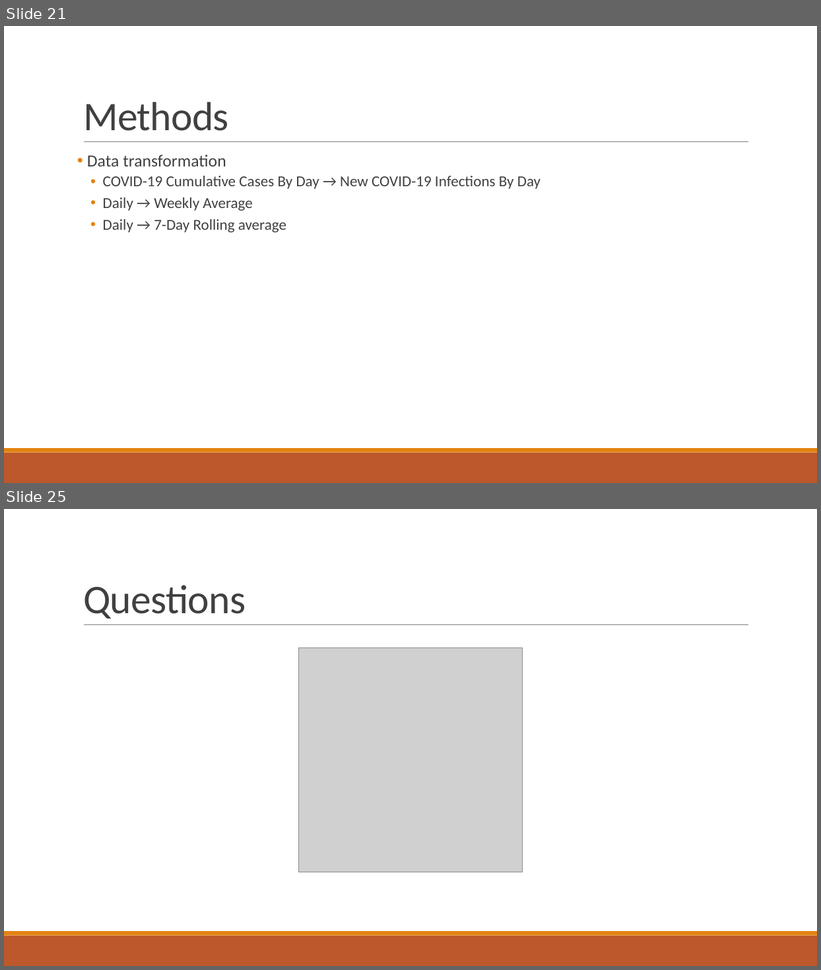
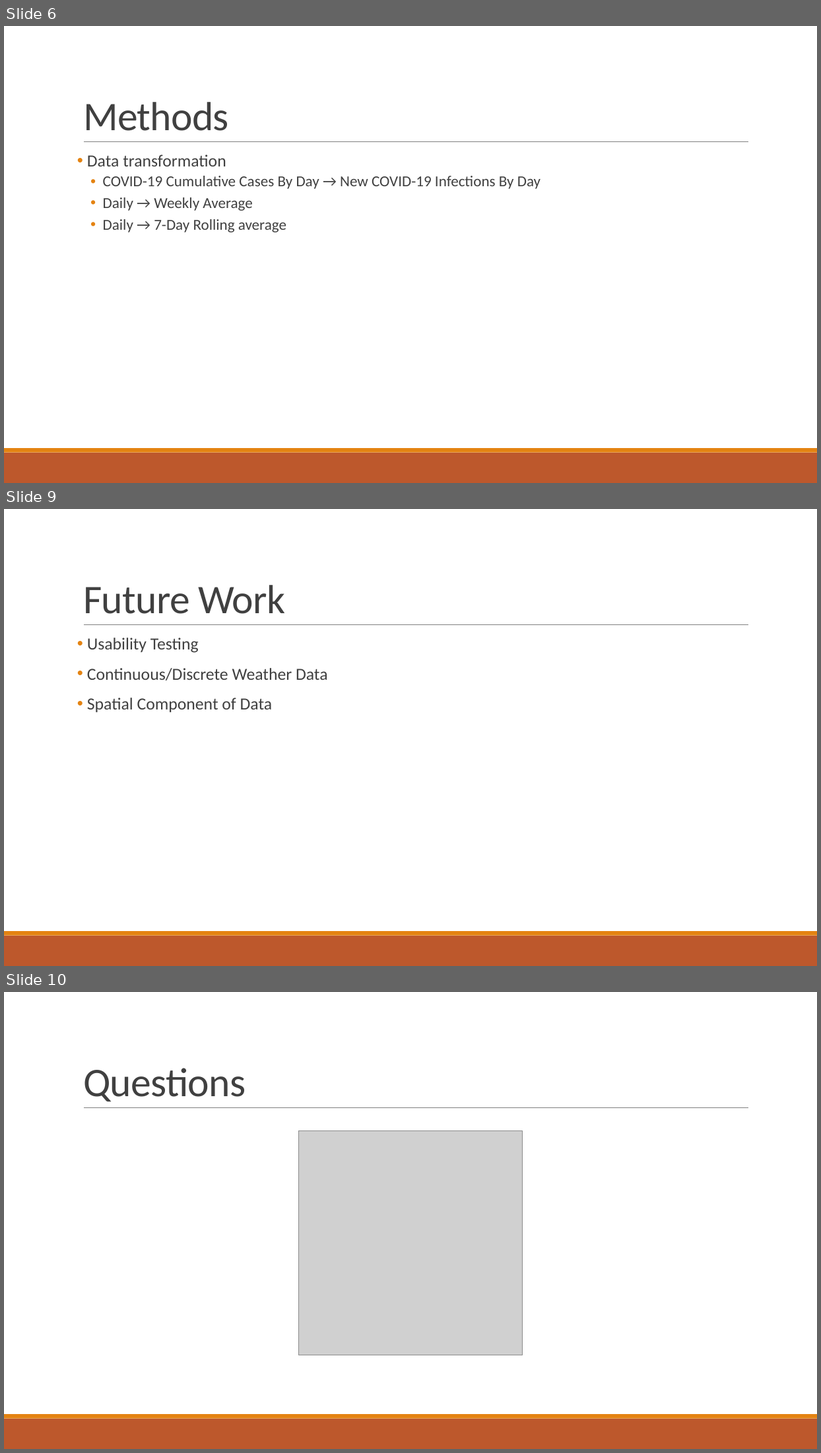
Before and after one commit to npalacio/School, a slide deck: Capstone/Presentation/CapstoneProposal.pptx. Shown one above the other, each under a label of ours: slides 21 and 25 before the commit, slides 6, 9 and 10 after it; the slides between them are not shown. The pictures are 821x970 and 821x1453 pixels, drawn with LibreOffice and Linux fonts; fonts in the diff are those of the drawing; grey boxes stand for pictures. Boxes give left, top, right and bottom in pixels: in the first picture for what was removed or moved away, otherwise in the second. Text is boxed around its words. In the diff, an @@ line names an element or a change of style, - is before the commit and + after.

```diff
--- a/Capstone/Presentation/CapstoneProposal.pptx
+++ b/Capstone/Presentation/CapstoneProposal.pptx
@@ slide 9 added at <box>4,509,817,966</box>, background #FFFFFF; not listed: 3 template elements that a slide beside it also shows @@
@@ title added at <box>83,585,285,614</box>, 48 pt, text #404040 @@
+Future Work
@@ text added at <box>87,638,328,712</box>, 20 pt, text #404040 @@
+• Usability Testing
+• Continuous/Discrete Weather Data
+• Spatial Component of Data
@@ what was slide 21 is now slide 6 @@
@@ what was slide 25 is now slide 10 @@
```
Also in this commit, not shown: 3 other slides added, 19 slides removed, 1 other file.
